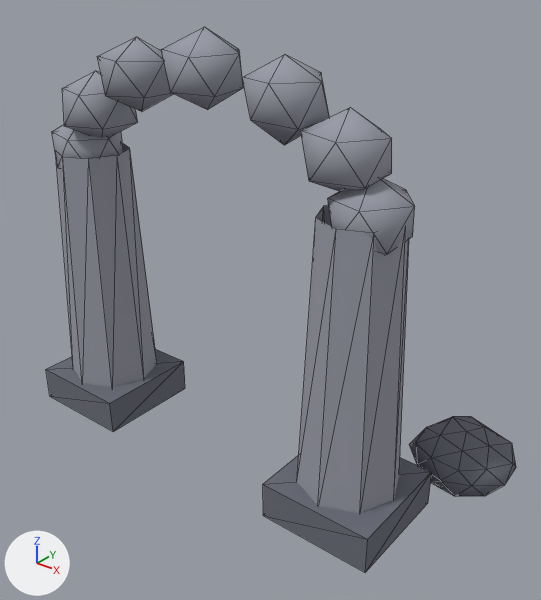
One commit to the glTF model client/assets/ruin_arch.glb: the scene before it, then after it.
One viewpoint serves both versions: a 50 mm camera at (7.25, -7.66, 7.83) aimed at (0.63, 0.62, 2.7). Every picture has the same lights, and +X, +Y and +Z are marked at lower left. The first picture is the older version. Mesh edges are drawn as thin lines. Vertices at exactly the same position are counted once.

In view in the first picture: 'base'.
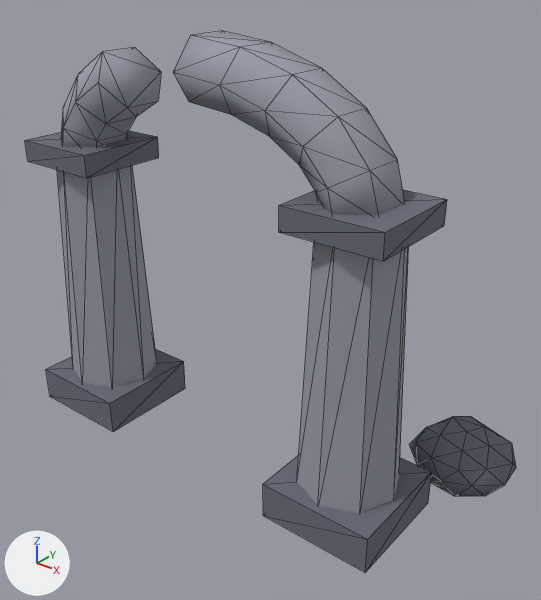
Patch to the scene script:
```diff
--- a/client/assets/ruin_arch.glb.py
+++ b/client/assets/ruin_arch.glb.py
@@ me_base @@
 # used by ob_base; location = (-2.6, 0.0, 0.3)
-me_base.from_pydata(...)  # 174 vertices, 276 faces; spans x -0.9..7.0, y -0.9..2.67, z -0.35..6.45
+me_base.from_pydata(...)  # 166 vertices, 272 faces; spans x -0.9..7.0, y -0.9..2.67, z -0.35..6.38
+# me_base part 1: a new loose piece, a box spanning x 4.45..5.95, y -0.75..0.75, z 4.22..4.57, in mat_stone_dark (grey #6a6c78)
+# me_base part 2: a new loose piece, a box spanning x -0.75..0.75, y -0.75..0.75, z 4.22..4.57, in mat_stone_dark (grey #6a6c78)
+# me_base part 3: the loose piece of 12 vertices spanning x -0.34..0.86, y -0.56..0.55, z 4.58..5.66 is rebuilt with 24 vertices and now spans x -0.42..1.29, y -0.62..0.62, z 4.29..6.03
+# me_base part 4: a new loose piece of 36 vertices spanning x 2.56..5.62, y -0.62..0.62, z 4.29..6.38, in mat_stone (grey #9a9ca8)
+# me_base part 5
+# 60 vertices are removed from x 0.73..5.9, y -0.57..0.56, z 3.8..6.45
+# 100 faces are deleted
+# me_base part 6
+# 12 vertices are removed from x -0.63..0.43, y -0.53..0.56, z 3.81..4.99
+# 20 faces are deleted
 me_base.materials.append(mat_stone_dark)
```

Changed parts and their boxes (x1, y1, x2, y2) in the pictures (541 x 600 px):
'base', reshaped
    before: (46, 27, 516, 572)
    after: (25, 31, 516, 572)
part 1 of me_base, added
    after: (279, 190, 447, 261)
part 2 of me_base, added
    after: (25, 131, 159, 178)
part 3 of me_base, rebuilt
    before: (62, 71, 138, 138)
    after: (61, 47, 161, 147)
part 4 of me_base, added
    after: (173, 31, 405, 215)
part 5 of me_base, deleted
    before: (98, 27, 415, 255)
part 6 of me_base, deleted
    before: (52, 125, 123, 169)
